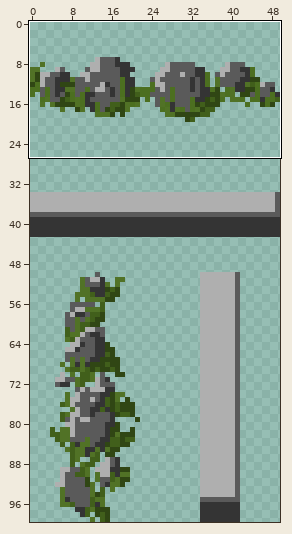
File history of a sprite sheet, Simulator 3/So_wall.png. Above, an overview of the earlier version with the close-up marked.
Close-up. Before the edit:
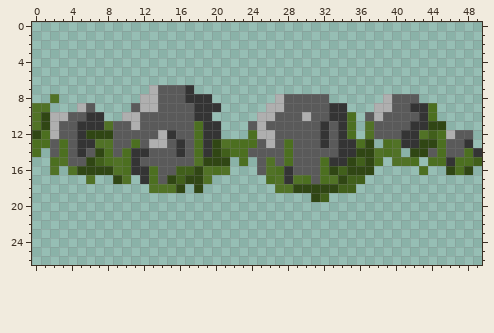
The file is 50x100 pixels. Shown: x 0..49, y 0..26. The commit also changed other parts of the picture, which this record leaves out.
New version:
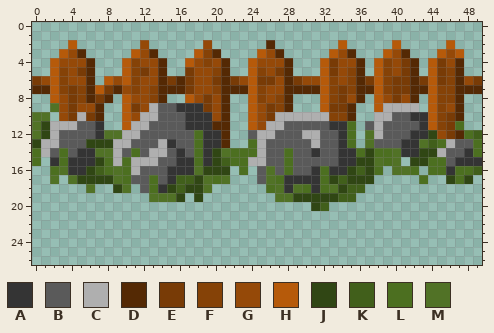
Palette (. is transparent): A #343434  B #5a5a5a  C #afafaf  D #542904  E #783b06  F #854207  G #954908  H #b65a0a  J #304614  K #415f1b  L #4c6f20  M #517226
Changes in this commit:
y 2: x 4 . -> H; x 12 . -> G; x 19 . -> G; x 26 . -> D; x 34 . -> H; x 40 . -> H; x 46 . -> H
y 3: x 3..5 ... -> HGD; x 11..13 ... -> HGD; x 18..20 ... -> HFD; x 25..27 ... -> HGD; x 33..35 ... -> HGD; x 39..41 ... -> HGD; x 45..47 ... -> HGH
y 4: x 2..6 ..... -> HGGGD; x 10..14 ..... -> HFGGD; x 17..21 ..... -> HGFGD; x 24..28 ..... -> HGGGD; x 32..36 ..... -> HEGGD; x 38..42 ..... -> HFGED; x 44..47 .... -> HEGD
y 5: x 2..6 ..... -> HFGED; x 10..14 ..... -> HFEGD; x 17..21 ..... -> EGGFD; x 24..28 ..... -> HFGED; x 32..36 ..... -> HEGFD; x 38..42 ..... -> HFGED; x 44..47 .... -> HEFD
y 6: x 0..6 ....... -> EGHFGGD; x 8..49 .......................................... -> HGHFGGDEDEGGEDEGHEEGDEGGHFGFDEHFEEDEHEFDGE
y 7: x 0..49 .............CBBBA................................ -> DDHFEFDHEDGFGFDDDEGGFDDDHFGGDDDDHFEFDDHFEEDDHFFDDD
y 8: x 2..8 M...... -> HGEFDED; x 10..21 ..CCBBBAAA.. -> HGGFD..HGEGD; x 24..36 ...CBBBBB.... -> HFGFD...HFEGD; x 38..42 .CBBB -> HGEGD; x 44..47 .... -> HFFD
y 9: x 0..7 MM...CB. -> ..MGEGGD; x 10..12 .BC -> HEG; x 16..17 BB -> AA; x 19..21 AA. -> EGD; x 24..35 ..CCBBBBBAA. -> HGEFD...HEED; x 38 C -> H; x 40..47 BBAAL... -> CCC.HFGD
y 10: x 1..7 JCCBBAA -> M.GECED; x 10..13 CCBB -> HGCC; x 17 B -> A; x 20..21 .. -> GD; x 24..29 .CCBBB -> HGECCC; x 31..35 BBAAL -> CCFFD; x 37 B -> .; x 39 B -> C; x 42 B -> A; x 44..47 L... -> HFED
y 11: x 3..6 BBAA -> CCBB; x 8..10 MBB -> ..H; x 12 B -> C; x 17..18 BL -> AA; x 20..21 A. -> DD; x 24..27 BCBB -> HGCC; x 32..33 AB -> BA; x 37..38 MB -> BC; x 42 A -> B; x 44..47 JJ.. -> HFEL
y 12: x 0..1 JL -> MJ; x 5..11 AJJJBBB -> BBAMMCC; x 14..15 CA -> BB; x 21 . -> D; x 24 L -> B; x 30..32 BBA -> CCB; x 38 B -> C; x 41 A -> B; x 43..49 MKLCBB. -> AJGEDLK
y 13: x 0..3 LLBL -> JCCB; x 5..11 AAMMBBL -> BJJJCCB; x 13 C -> B; x 15..16 BA -> AB; x 20..23 JMLL -> AD..; x 25..26 BC -> CB; x 28 L -> B; x 31..32 BA -> CB; x 35..40 ALJ.LM -> L.MBBB; x 43..44 JJ -> MK; x 46 B -> C; x 48..49 A. -> BL
y 14: x 1 . -> C; x 6..14 BJLBLAABB -> AMMCBLBCC; x 21 K -> M; x 24..25 BB -> LC; x 31 B -> A; x 36 J -> L; x 38 M -> L; x 41..42 .J -> AA; x 44..45 BL -> JC; x 48..49 LA -> AL
y 15: x 0 . -> L; x 2..7 LMBBJK -> ALAAAJ; x 9 M -> C; x 11..13 ABB -> CCC; x 16..19 BBMJ -> AALA; x 21..22 J. -> KL; x 24..26 .BM -> CCB; x 32..33 LA -> BB; x 35..36 JK -> AJ; x 38..39 L. -> ML; x 41..43 ML. -> .JJ; x 46..49 ALLK -> BAAA
y 16: x 2..5 M.MJ -> LMAA; x 7..8 JJ -> KL; x 11..13 AAL -> CBB; x 15..21 BKKJMLM -> AAAMJJJ; x 23 . -> L; x 27..28 LA -> BL; x 31 B -> A; x 33..34 JK -> AA; x 36 J -> K; x 38 . -> L; x 40..46 ...L..J -> MML.LLA; x 48..49 J. -> LK
y 17: x 2 . -> M; x 4..12 ..M..JM.A -> MJJJJMLBB; x 15 J -> A; x 17 J -> K; x 20..21 .. -> LM; x 25..27 .LM -> BML; x 29..31 MLB -> AAA; x 33..37 MJKK. -> JKJJJ; x 43 . -> L; x 46..48 ... -> JLJ
y 18: x 6 . -> M; x 9..10 .. -> JM; x 12..17 .MMMJ. -> BLAJKJ; x 19 . -> M; x 26 . -> L; x 28..34 MJJJJJK -> AMLALMJ; x 36 . -> K
y 19: x 13..16 .... -> MMMJ; x 18 . -> J; x 27..30 .... -> MMJJ; x 32..35 K... -> JJKK
y 20: x 31..32 .. -> JK
Changed places in both close-ups, as pixel boxes (x1, y1, x2, y2):
changed: (32, 40, 482, 211)
